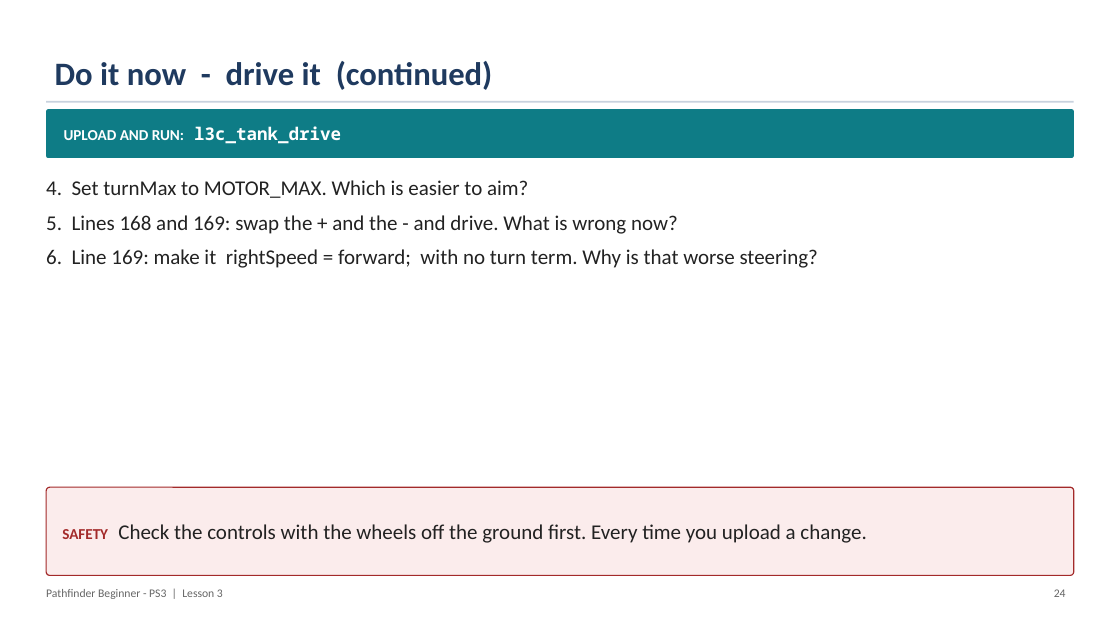
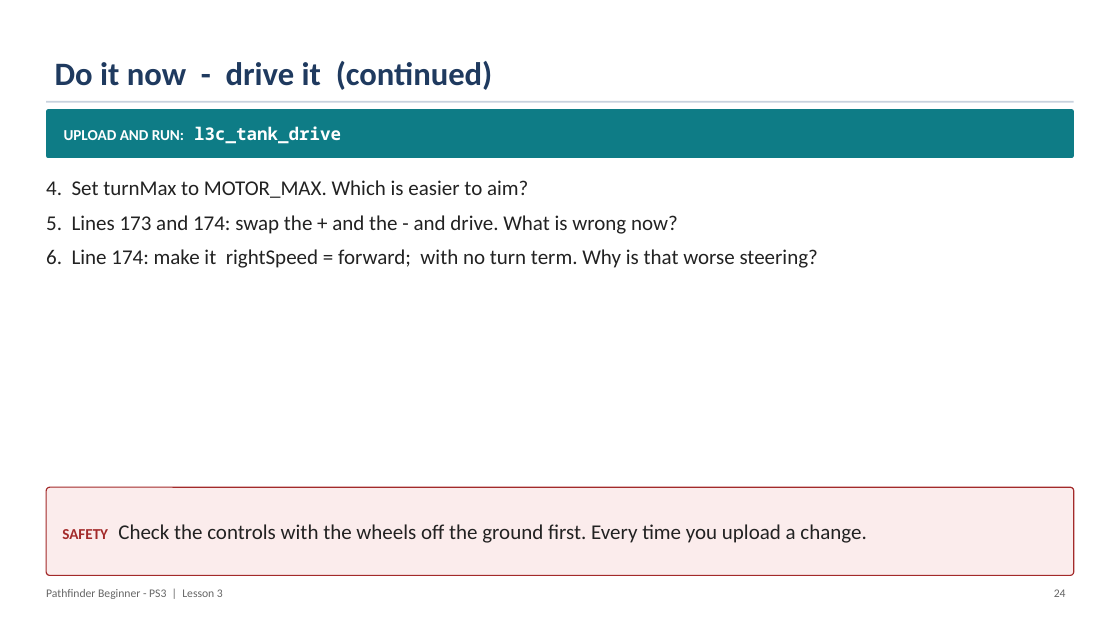
Before and after one commit to PorpoiseRobotics/porpoise-robotics, a slide deck: slide 24 of ground-vehicle/docs/courses/beginner-ps3/l3_controller_programming.pptx. Drawn at 1120x630 pixels with LibreOffice and Linux fonts; fonts in the diff are those of the drawing. Boxes give left, top, right and bottom in pixels: in the first picture for what was removed or moved away, otherwise in the second. Text is boxed around its words. In the diff, an @@ line names an element or a change of style, - is before the commit and + after.

```diff
--- a/ground-vehicle/docs/courses/beginner-ps3/l3_controller_programming.pptx
+++ b/ground-vehicle/docs/courses/beginner-ps3/l3_controller_programming.pptx
@@ text at box(46, 215, 818, 268): text changed @@
-5. Lines 168 and 169: swap the + and the - and drive. What is wrong now?
-6. Line 169: make it rightSpeed = forward; with no turn term. Why is that worse steering?
+5. Lines 173 and 174: swap the + and the - and drive. What is wrong now?
+6. Line 174: make it rightSpeed = forward; with no turn term. Why is that worse steering?
```
Also in this commit, not shown: 4 other files.
